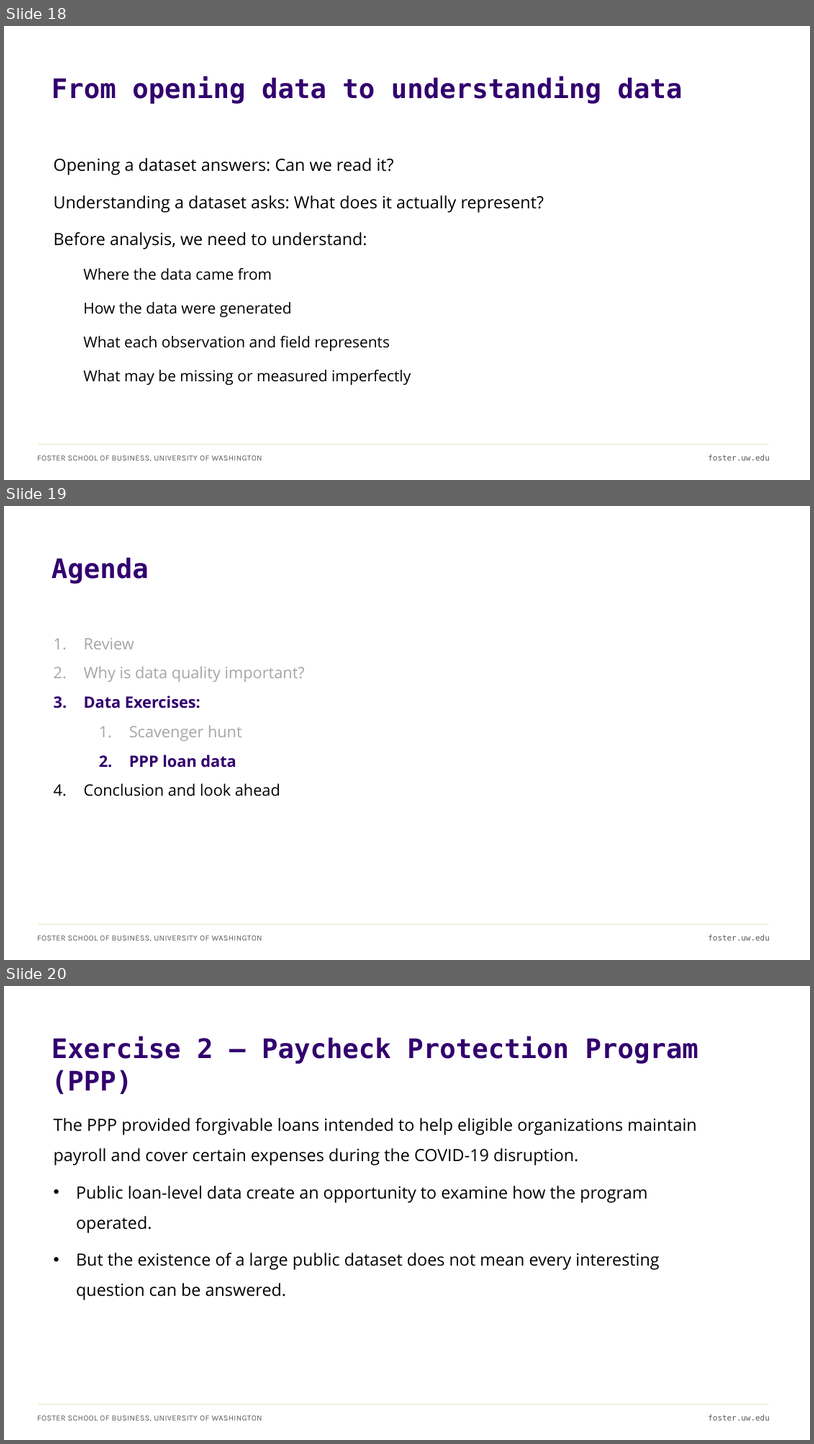
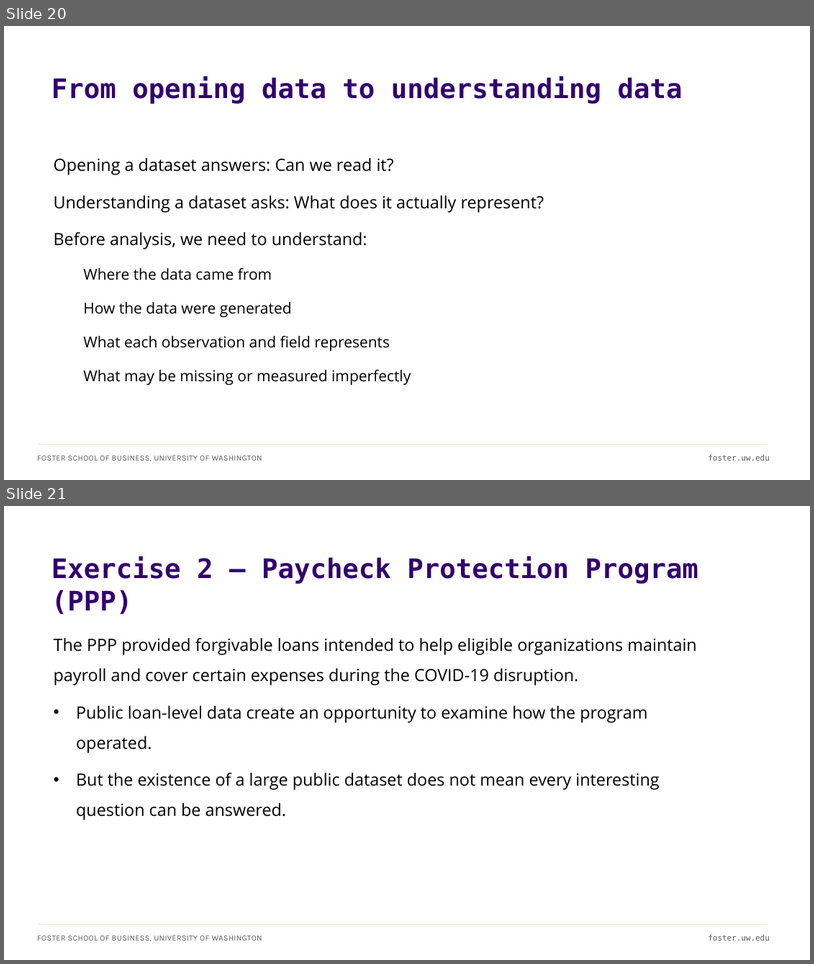
Before and after one commit to ashercurtis/slides.io, a slide deck: ACCTG320/ACCTG320Class02_2026.pptx. Shown one above the other, each under a label of ours: slides 18, 19 and 20 before the commit, slides 20 and 21 after it. The pictures are 814x1444 and 814x964 pixels, drawn with LibreOffice and Linux fonts; fonts in the diff are those of the drawing. Boxes give left, top, right and bottom in pixels: in the first picture for what was removed or moved away, otherwise in the second. Text is boxed around its words. In the diff, an @@ line names an element or a change of style, - is before the commit and + after.

```diff
--- a/ACCTG320/ACCTG320Class02_2026.pptx
+++ b/ACCTG320/ACCTG320Class02_2026.pptx
@@ slide 19 removed at bbox=[4, 506, 810, 960], background #FFFFFF; not listed: 3 template elements that a slide beside it also shows @@
@@ title removed at bbox=[52, 557, 149, 584] @@
-Agenda
@@ text removed at bbox=[84, 638, 305, 796] @@
-1. Review
-2. Why is data quality important?
-3. Data Exercises:
-  1. Scavenger hunt
-  2. PPP loan data
-4. Conclusion and look ahead
@@ what was slide 18 is now slide 20 @@
@@ what was slide 20 is now slide 21 @@
```
Also in this commit, not shown: 5 slides changed, 2 slides added.
